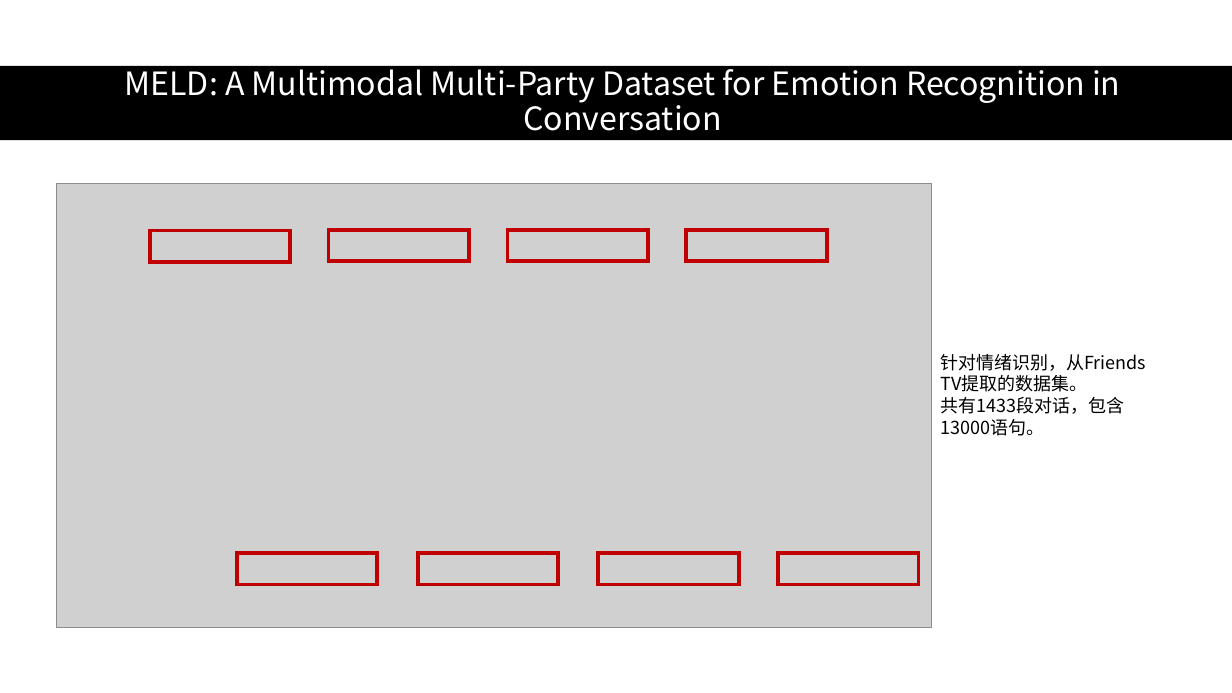
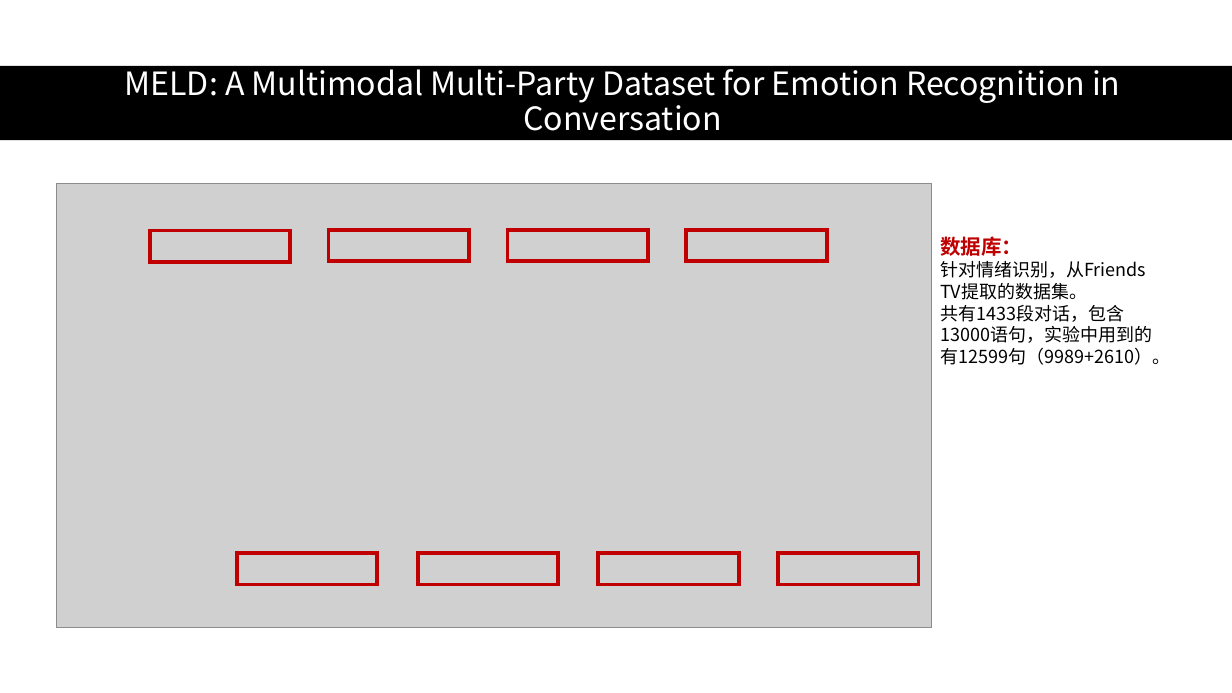
Before and after one commit to CrescentIvy/CPSS, a slide deck: slide 20 of xinwei zhao.pptx (slide 19 before the commit). Drawn at 1232x693 pixels with LibreOffice and Linux fonts; fonts in the diff are those of the drawing; grey boxes stand for pictures. Boxes give left, top, right and bottom in pixels: in the first picture for what was removed or moved away, otherwise in the second. Text is boxed around its words. In the diff, an @@ line names an element or a change of style, - is before the commit and + after.

```diff
--- a/xinwei zhao.pptx
+++ b/xinwei zhao.pptx
@@ text "数据库：": place and size @@
-text "数据库：" at box(940, 354, 1146, 436)
+text "数据库：" at box(940, 236, 1170, 365)
@@ text at box(940, 236, 1022, 256): paragraph added @@
+数据库：
@@ text at box(940, 305, 1170, 365): text changed @@
-共有1433段对话，包含13000语句。
+共有1433段对话，包含13000语句，实验中用到的有12599句（9989+2610）。
```
Also in this commit, not shown: 11 other slides changed, 5 slides added, 4 slides removed, 1 other file.
